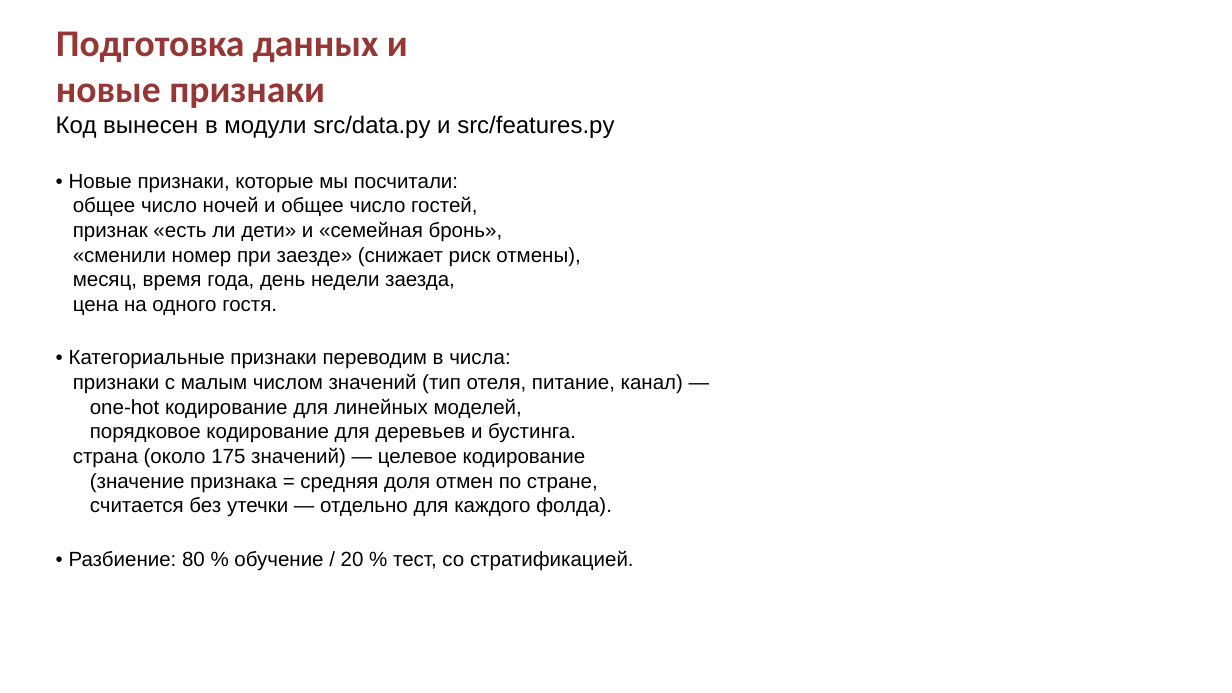
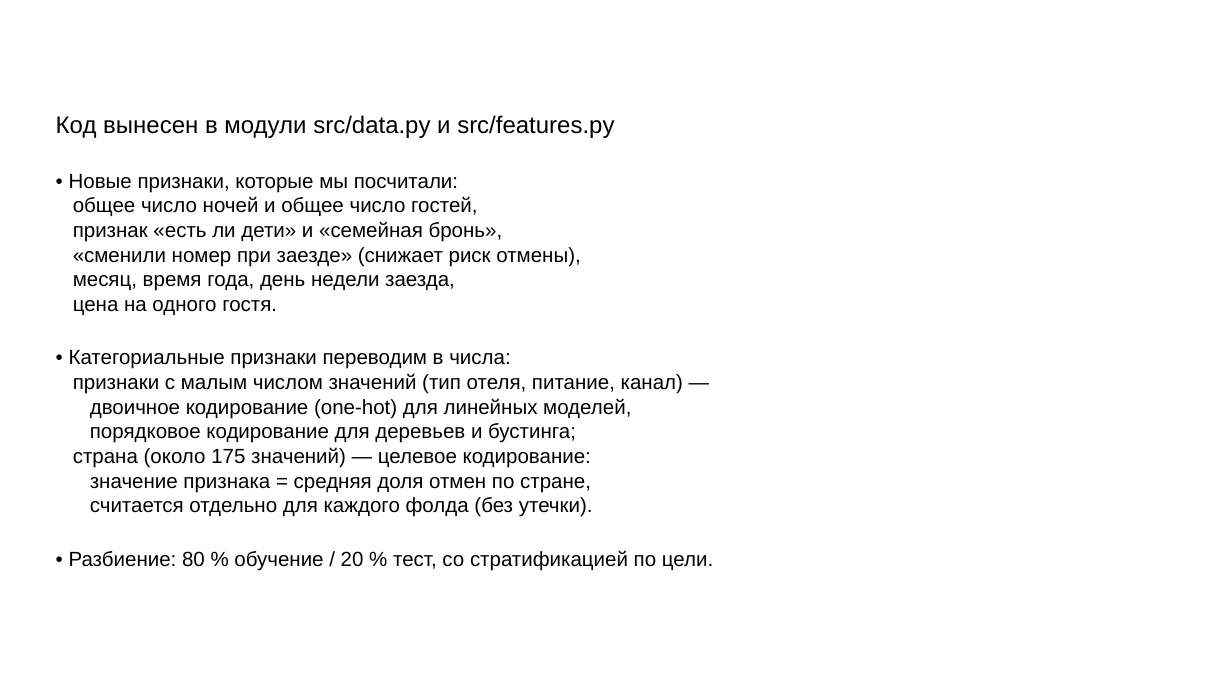
Before and after one commit to vitasha10/spbu2-project-sem2-ai, a slide deck: slide 8 of docs/presentation.pptx. Drawn at 1232x693 pixels with LibreOffice and Linux fonts; fonts in the diff are those of the drawing; background and template pictures are left out. Boxes give left, top, right and bottom in pixels: in the first picture for what was removed or moved away, otherwise in the second. Text is boxed around its words. In the diff, an @@ line names an element or a change of style, - is before the commit and + after.

Commit message:
tune presentation: charts, titles, text

```diff
--- a/docs/presentation.pptx
+++ b/docs/presentation.pptx
@@ title removed at bbox=[56, 31, 408, 108] @@
-Подготовка данных и новые признаки
@@ text at bbox=[69, 398, 713, 571]: text changed @@
-one-hot кодирование для линейных моделей,
-порядковое кодирование для деревьев и бустинга.
-страна (около 175 значений) — целевое кодирование
-(значение признака = средняя доля отмен по стране,
-считается без утечки — отдельно для каждого фолда).
-• Разбиение: 80 % обучение / 20 % тест, со стратификацией.
+двоичное кодирование (one-hot) для линейных моделей,
+порядковое кодирование для деревьев и бустинга;
+страна (около 175 значений) — целевое кодирование:
+значение признака = средняя доля отмен по стране,
+считается отдельно для каждого фолда (без утечки).
+• Разбиение: 80 % обучение / 20 % тест, со стратификацией по цели.
```
Also in this commit, not shown: 13 other slides changed, 6 other files.
